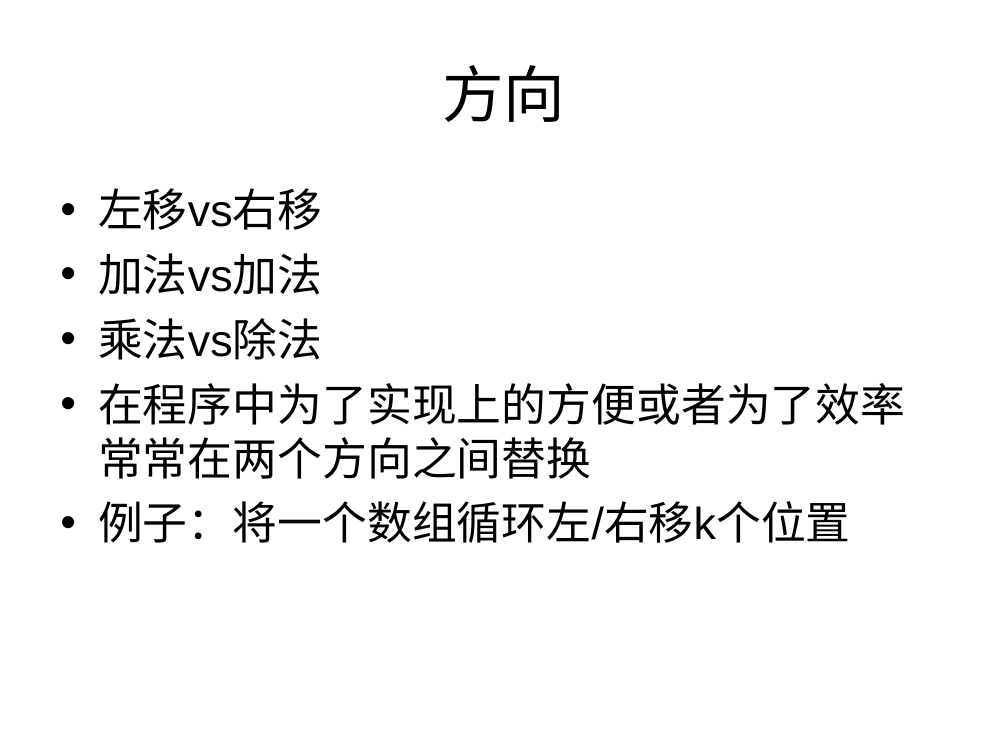
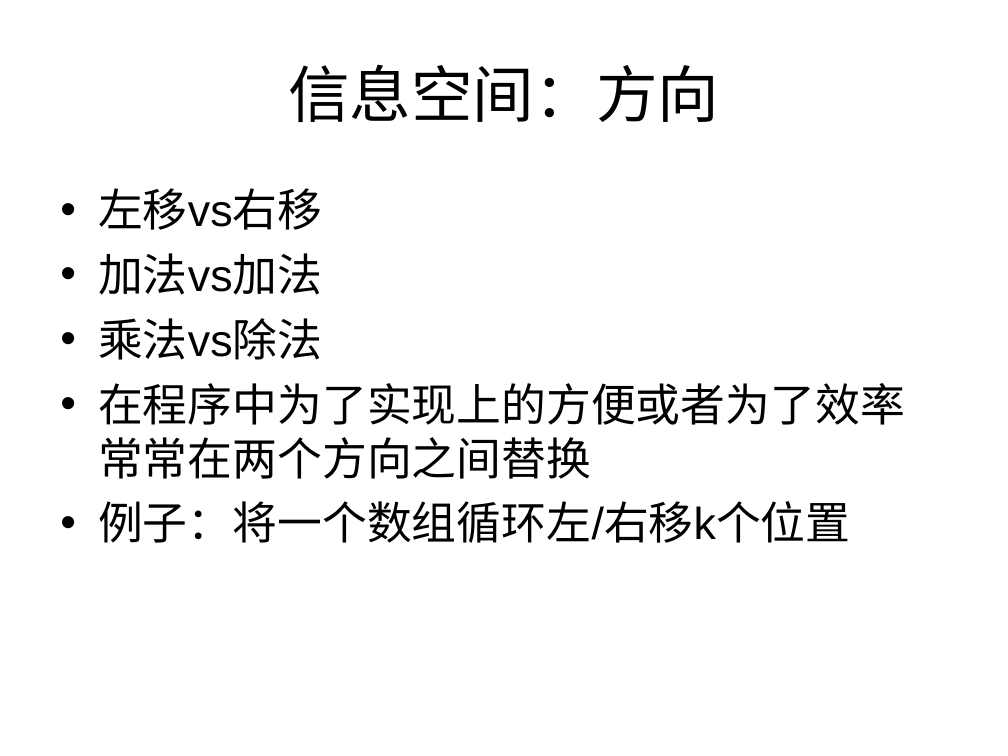
Before and after one commit to houjingbiao/leetcode, a slide deck: slide 5 of solutions/00conclusion.ppt (slide 48 before the commit). Drawn at 1008x756 pixels with LibreOffice and Linux fonts; fonts in the diff are those of the drawing. Boxes give left, top, right and bottom in pixels: in the first picture for what was removed or moved away, otherwise in the second. Text is boxed around its words. In the diff, an @@ line names an element or a change of style, - is before the commit and + after.

```diff
--- a/solutions/00conclusion.ppt
+++ b/solutions/00conclusion.ppt
@@ title at box(288, 64, 719, 122): text changed @@
-方向
+信息空间：方向
```
Also in this commit, not shown: 12 other slides changed, 6 slides removed.
